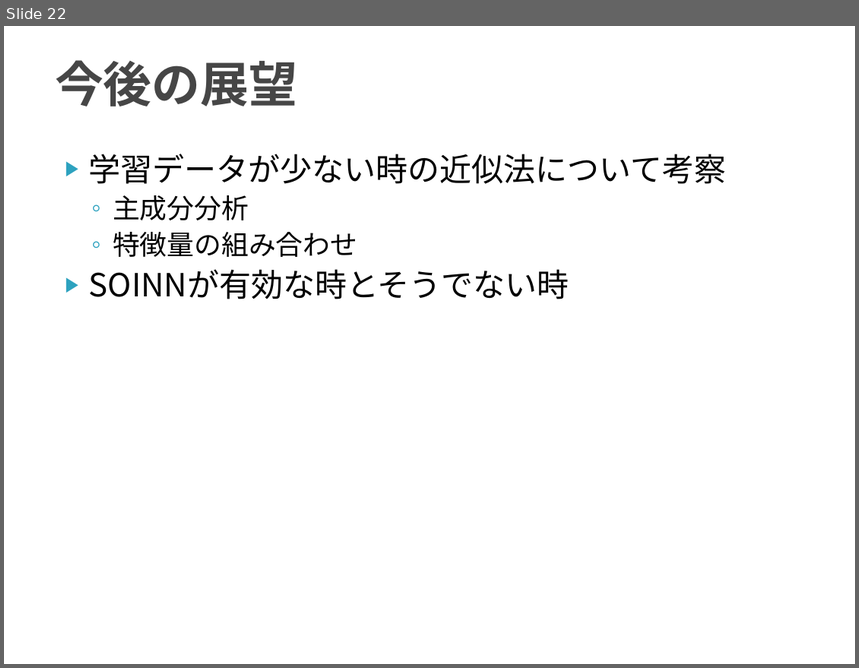
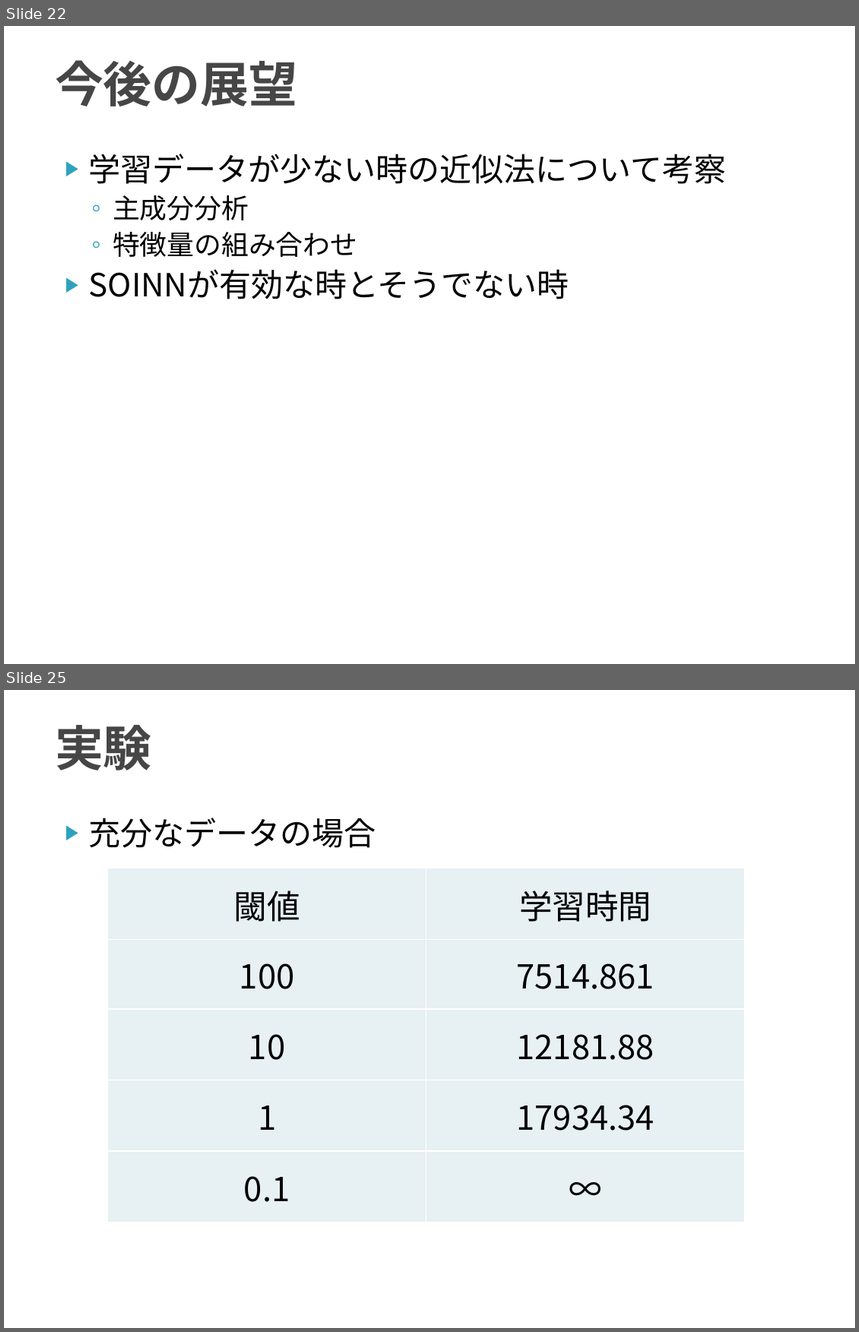
Before and after one commit to TetsuyaKomota/GitforEclipseTest, a slide deck: IntentionLearning_v2/slide/discussion2016.pptx. Shown one above the other, each under a label of ours: slide 22 before the commit, slides 22 and 25 after it; the slides between them are not shown. The pictures are 859x668 and 859x1332 pixels, drawn with LibreOffice and Linux fonts; fonts in the diff are those of the drawing. Boxes give left, top, right and bottom in pixels: in the first picture for what was removed or moved away, otherwise in the second. Text is boxed around its words. In the diff, an @@ line names an element or a change of style, - is before the commit and + after.

```diff
--- a/IntentionLearning_v2/slide/discussion2016.pptx
+++ b/IntentionLearning_v2/slide/discussion2016.pptx
@@ slide 25 added at [4, 690, 855, 1328], background #FFFFFF @@
@@ title added at [55, 725, 152, 771], 41 pt, text #464646, bold @@
+実験
@@ text added at [89, 818, 376, 848], 27 pt, text #000000 @@
+▶ 充分なデータの場合
@@ table added at [108, 869, 744, 1223], 5 rows, 2 columns @@
+閾値 | 学習時間
+100 | 7514.861
+10 | 12181.88
+1 | 17934.34
+0.1 | ∞
```
Also in this commit, not shown: 1 slide changed, 2 other slides added.
